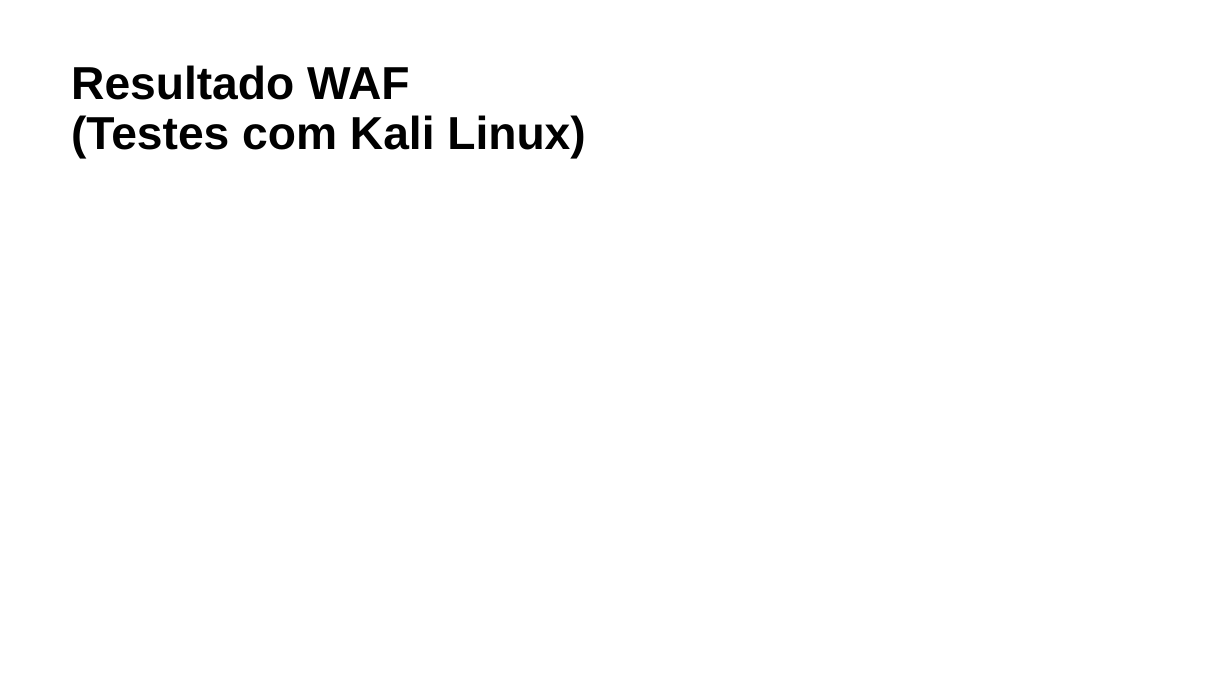
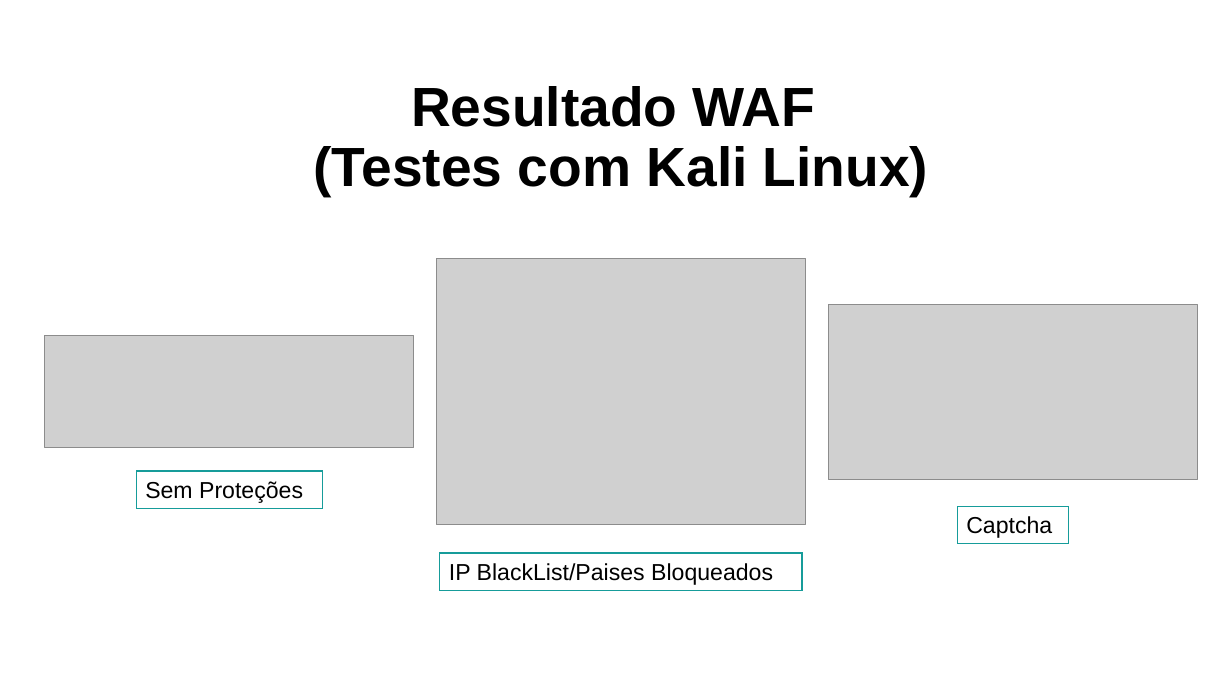
Before and after one commit to MartinhoCaeiro/WAF-Guide, a slide deck: slide 15 of Presentation/SlidesApresentaçãoProjeto.pptx. Drawn at 1232x693 pixels with LibreOffice and Linux fonts; fonts in the diff are those of the drawing; grey boxes stand for pictures. Boxes give left, top, right and bottom in pixels: in the first picture for what was removed or moved away, otherwise in the second. Text is boxed around its words. In the diff, an @@ line names an element or a change of style, - is before the commit and + after.

Commit message:
Testes com 'Kali' realizados, atualização basicamente final de relatório e powerpoint

```diff
--- a/Presentation/SlidesApresentaçãoProjeto.pptx
+++ b/Presentation/SlidesApresentaçãoProjeto.pptx
@@ title "Resultado WAF (Testes com Kali ...": place and size @@
-title "Resultado WAF (Testes com Kali ..." at box(71, 65, 585, 159)
+title "Resultado WAF (Testes com Kali ..." at box(314, 86, 928, 196)
@@ title "Resultado WAF (Testes com Kali ..." at box(314, 86, 928, 196): size 36 to 43 pt; alignment left to centre; vertical alignment top to bottom @@
@@ picture added at box(437, 259, 806, 525) @@
@@ picture added at box(829, 304, 1198, 480) @@
@@ picture added at box(45, 335, 414, 448) @@
@@ rectangle added at box(136, 471, 322, 508), fill #FFFFFF, outline #169C9A 1 pt, 18 pt, text #000000 @@
+Sem Proteções
@@ rectangle added at box(958, 506, 1068, 543), fill #FFFFFF, outline #169C9A 1 pt, 18 pt, text #000000 @@
+Captcha
@@ rectangle added at box(440, 553, 802, 590), fill #FFFFFF, outline #169C9A 1 pt, 18 pt, text #000000 @@
+IP BlackList/Paises Bloqueados
```
Also in this commit, not shown: 1 other slide changed, 1 slide added, 18 other files.
